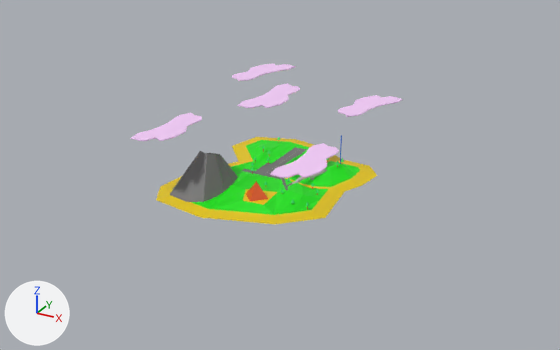
A saved change to the Blender file SDL2_stuff/3DGraphics/.work/3d models/islandx.blend.
Both versions are drawn from a 50 mm camera at (27.6, -48.5, 24.6) aimed at (1.4, -0.9, 0.8). Every picture has the same lights, and +X, +Y and +Z are marked at lower left. The older version comes first.

Objects in the first picture: 'Island', 'clouds', 'clouds.001', 'clouds.002', 'clouds.003', 'clouds.004', 'volcano' and 2 more.
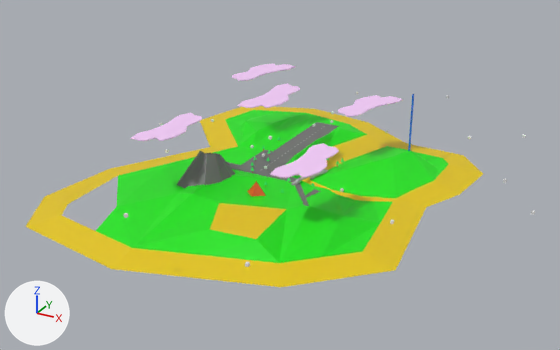
Changed parts and their boxes [x1, y1, x2, y2] in the pictures (560 x 350 px):
```json
{"object": "Island", "change": "rescaled", "before": [156, 136, 377, 224], "after": [25, 94, 483, 287], "on screen": "107% wider, 118% taller"}
```

The change, as JSON lines over the scene's bpy script:
```json
{"op": "set", "path": "ob_island.scale", "old": "(1.0, 1.0, 1.0)", "new": "(2.0, 2.0, 2.0)"}
```
